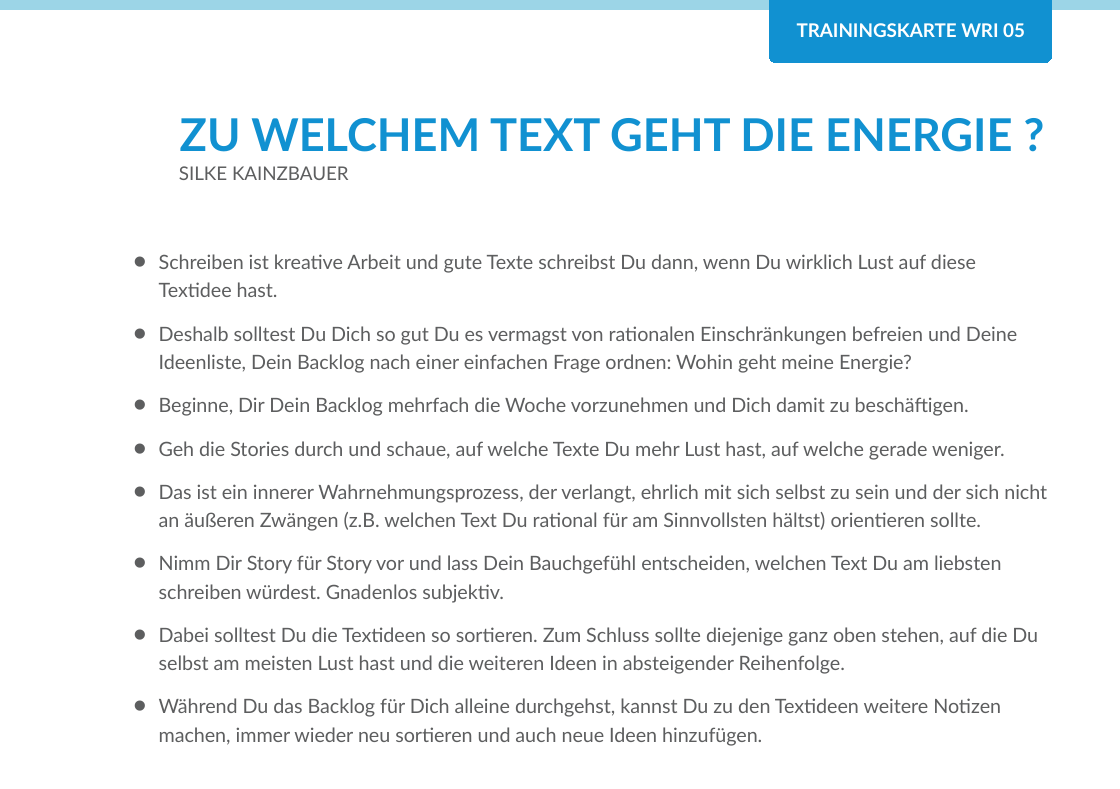
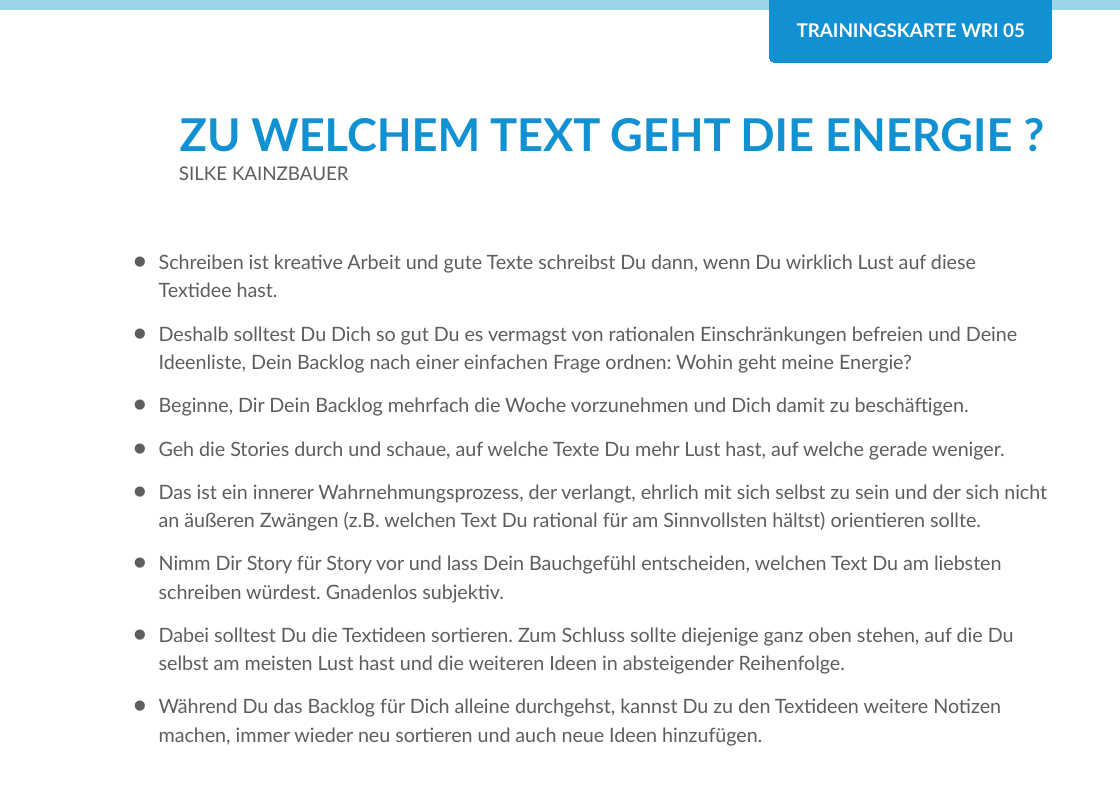
Before and after one commit to Teamtool/training-materials, a slide deck: slide 1 of training-cards/agile moves/Writing (WRI)/ger/apprentice/ger_wri_05_zu_welchem_text_geht_die_energie_AM_A.pptx. Drawn at 1120x789 pixels with LibreOffice and Linux fonts; fonts in the diff are those of the drawing; background and template pictures are left out. Boxes give left, top, right and bottom in pixels: in the first picture for what was removed or moved away, otherwise in the second. Text is boxed around its words. In the diff, an @@ line names an element or a change of style, - is before the commit and + after.

```diff
--- a/training-cards/agile moves/Writing (WRI)/ger/apprentice/ger_wri_05_zu_welchem_text_geht_die_energie_AM_A.pptx
+++ b/training-cards/agile moves/Writing (WRI)/ger/apprentice/ger_wri_05_zu_welchem_text_geht_die_energie_AM_A.pptx
@@ text at (159,627,1014,674): text changed @@
-• Dabei solltest Du die Textideen so sortieren. Zum Schluss sollte diejenige ganz oben stehen, auf die Du selbst am meisten Lust hast und die weiteren Ideen in absteigender Reihenfolge.
+• Dabei solltest Du die Textideen sortieren. Zum Schluss sollte diejenige ganz oben stehen, auf die Du selbst am meisten Lust hast und die weiteren Ideen in absteigender Reihenfolge.
```
Also in this commit, not shown: 5 other files.
